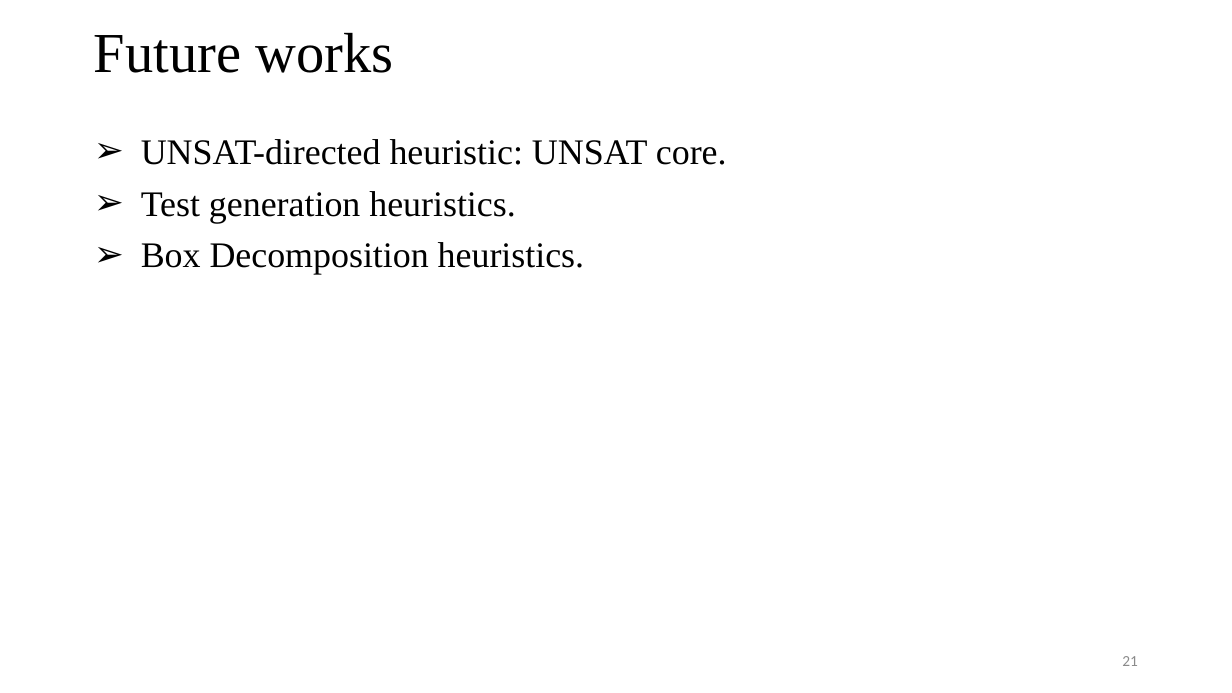
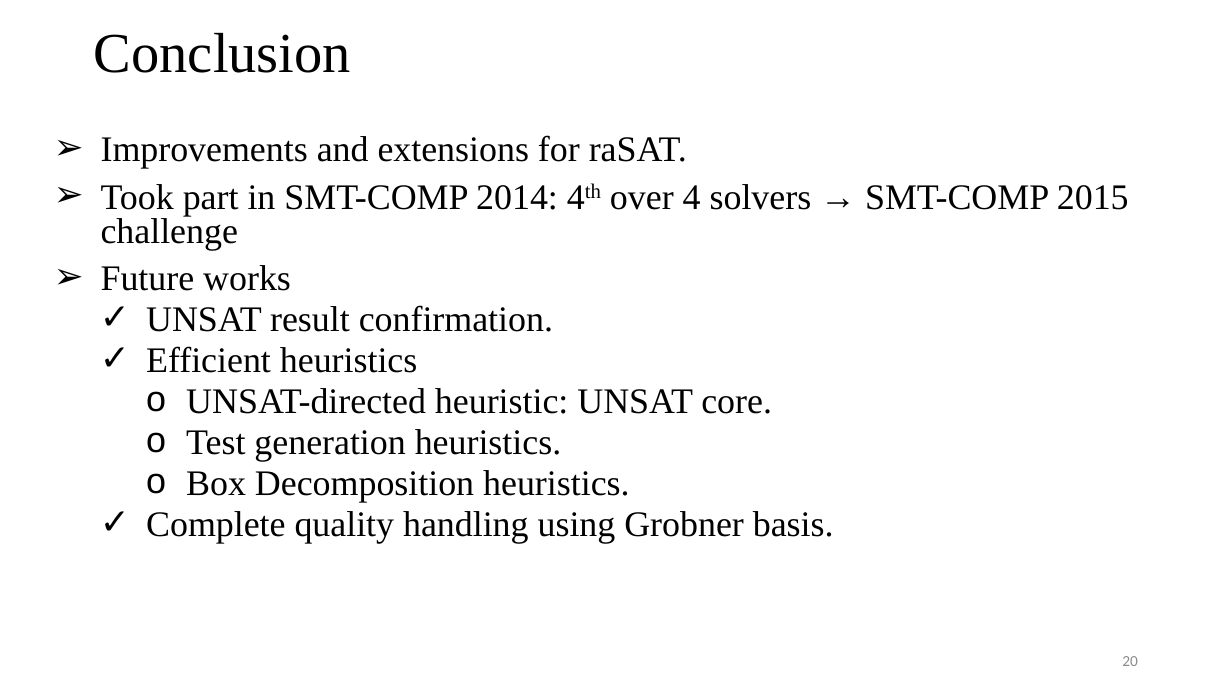
Before and after one commit to tungvx/raSAT, a slide deck: slide 20 of report/thesis/presentation.pptx (slide 21 before the commit). Drawn at 1232x693 pixels with LibreOffice and Linux fonts; fonts in the diff are those of the drawing. Boxes give left, top, right and bottom in pixels: in the first picture for what was removed or moved away, otherwise in the second. Text is boxed around its words. In the diff, an @@ line names an element or a change of style, - is before the commit and + after.

```diff
--- a/report/thesis/presentation.pptx
+++ b/report/thesis/presentation.pptx
@@ title at bbox=[94, 32, 351, 73]: text changed @@
-Future works
+Conclusion
@@ text "Improvements and extensions for raSAT.": place and size @@
-text "Improvements and extensions for raSAT." at bbox=[141, 139, 727, 275]
+text "Improvements and extensions for raSAT." at bbox=[101, 135, 1129, 544]
@@ text at bbox=[101, 135, 1129, 373]: paragraphs added @@
+➢ Improvements and extensions for raSAT.
+➢ Took part in SMT-COMP 2014: 4th over 4 solvers → SMT-COMP 2015 challenge
+➢ Future works
+  ✓ UNSAT result confirmation.
+  ✓ Efficient heuristics
@@ text at bbox=[186, 388, 772, 503]: bullet ➢ to o; list level 1 to 3 in "UNSAT-directed heuristic: UNSAT core."; line spacing 0.9 to 0.8; list level 1 to 3 in "Test generation heuristics."; list level 1 to 3 in "Box Decomposition heuristics." @@
@@ text at bbox=[146, 511, 834, 544]: paragraph added @@
+  ✓ Complete quality handling using Grobner basis.
@@ page number at bbox=[1122, 656, 1138, 666]: text changed @@
-21
+20
```
Also in this commit, not shown: 11 other slides changed, 4 slides added, 5 slides removed, 8 other files.
